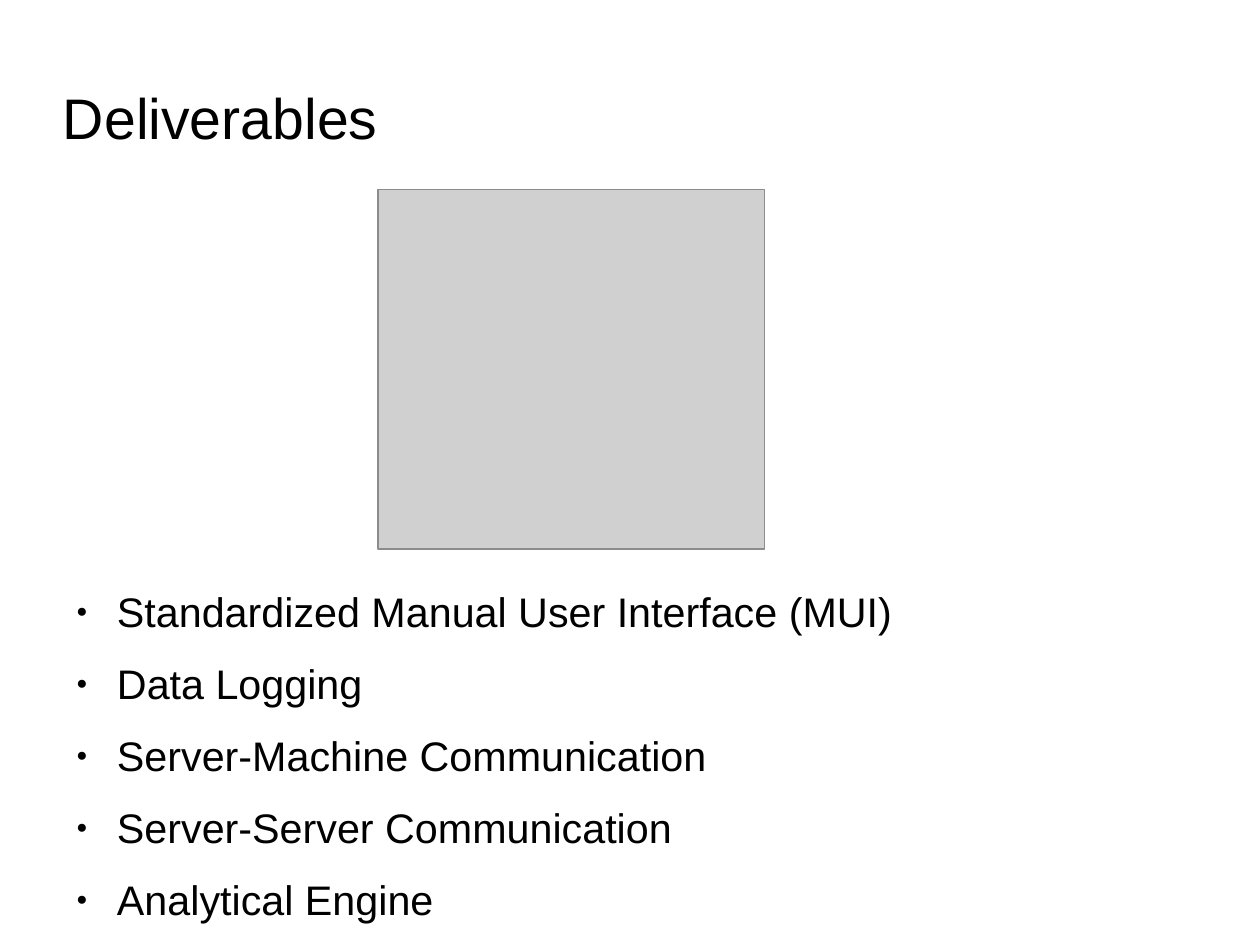
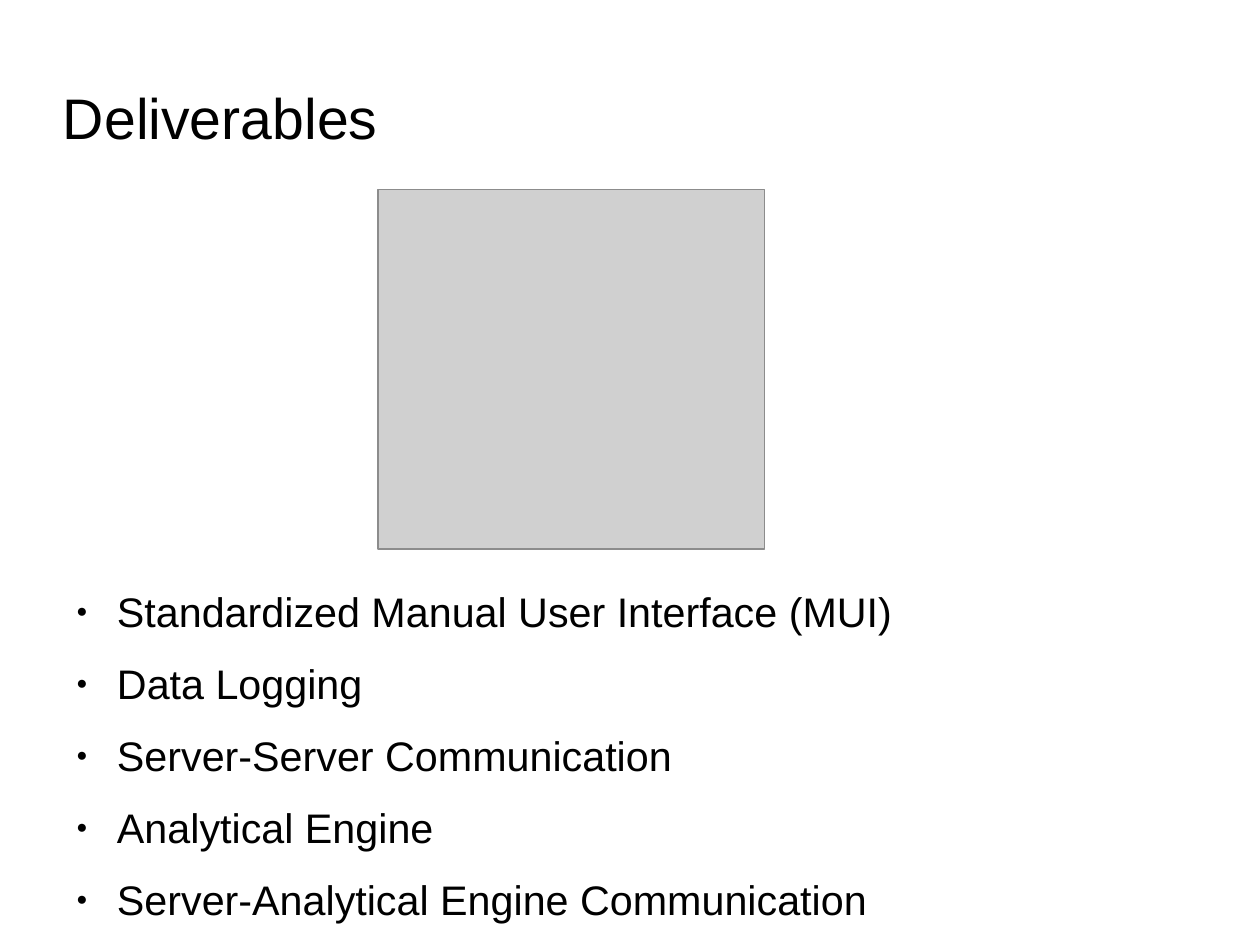
Before and after one commit to vicennial/Group-G, a slide deck: slide 6 of Presentation/Intro.odf.odp (slide 7 before the commit). Drawn at 1260x945 pixels with LibreOffice and Linux fonts; fonts in the diff are those of the drawing; grey boxes stand for pictures; background and template pictures are left out. Boxes give left, top, right and bottom in pixels: in the first picture for what was removed or moved away, otherwise in the second. Text is boxed around its words. In the diff, an @@ line names an element or a change of style, - is before the commit and + after.

Commit message:
Small update

```diff
--- a/Presentation/Intro.odf.odp
+++ b/Presentation/Intro.odf.odp
@@ text at [117,741,707,772]: paragraph removed @@
-● Server-Machine Communication
@@ text at [117,885,867,923]: paragraph added @@
+● Server-Analytical Engine Communication
```
Also in this commit, not shown: 1 other slide changed, 1 slide added.
